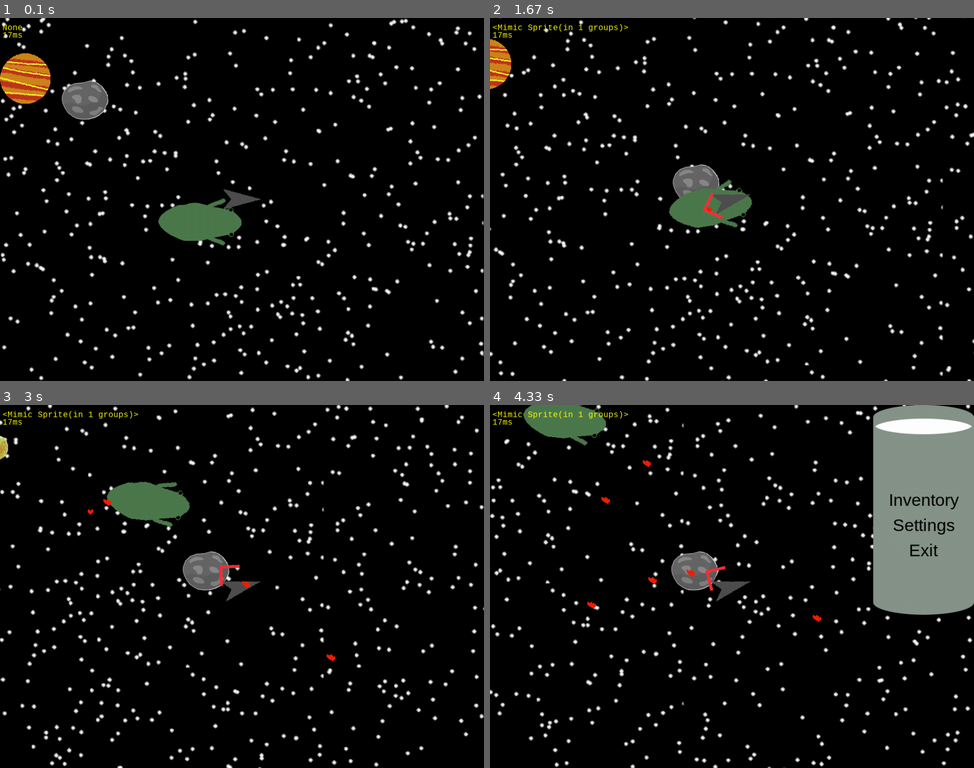
Above: before the commit, frames 1-4 (two rows, left to right).
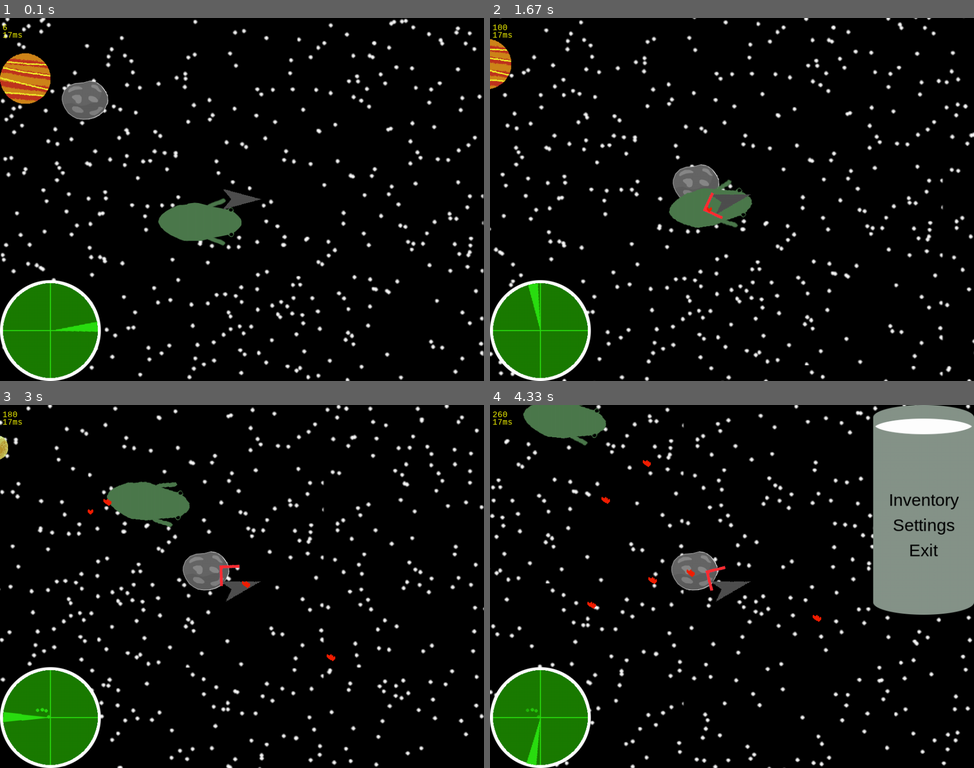
Above: after the commit, the same moments.

Repository: Jacob-OTW/Explorer-in-PyGame
Game: pygame game, started from main.py
Same seed, same stepped clock (60 frames per second), same inputs: the game is played once before the commit and once after it.
Inputs (mouse positions are in pixels of both pictures, inside the frame that each line leads up to):
- Up to frame 1 (0.1 s): no input
- Up to frame 2 (1.67 s): tap G at 0.33 s; tap Space at 0.67 s; click (732, 221) at 1.05 s; tap A at 1.33 s
- Up to frame 3 (3 s): click (91, 669) at 1.72 s; click (421, 713) at 2.05 s; hold Up 2.33-2.63 s; click (300, 619) at 2.42 s; hold Down 2.67-2.97 s; click (125, 513) at 2.75 s
- Up to frame 4 (4.33 s): hold Up 3-3.37 s; tap Space at 3.07, 3.47, 3.87, 4.2 s; click (707, 680) at 3.08 s; hold Down 3.4-3.77 s; click (732, 630) at 3.48 s; hold Up 3.8-4.1 s; click (857, 644) at 3.88 s; tap E at 3.95 s; hold Down from 4.13 s (still down); click (654, 466) at 4.22 s; tap G at 4.28 s

The runs differ from the first frame. In frame 1, 4.6% of the frame differs, in the area x 0-21%, y 1-100%; in frame 2, 4.8%, in the area x 0-29%, y 1-100%; in frame 3, 4.8%; in frame 4, 4.8%.

Commit message:
Added radar, still need lock feature, each ping has a target simpy set map selector to that target.

Diff:
--- a/main.py
+++ b/main.py
@@ -9,7 +9,8 @@
 from shop_UI_obj import shop_ui_group, shop_ui, return_main_menu
 from nav_objs import mimic_group, Mimic, map_selector_group, map_selector, map_ui_group, map_ui, arrow_group
 from star_obj import Stars
-from space_probe_obj import space_probe_group, add_probe
+from space_probe_obj import space_probe_group
+from radar_obj import radar_group, radar_ping_group
 
 
 def HandleKeys():
@@ -89,6 +90,8 @@
     pop_up_group.update()
     mimic_group.update()
     map_selector_group.update()
+    radar_group.update()
+    radar_ping_group.update()
 
     # Visual
     stage.screen.fill('black')  # Fill the 'screen' surface with a solid color
@@ -108,10 +111,12 @@
         if map_selector.target:
             map_selector_group.draw(stage.screen)
         mimic_group.draw(stage.screen)
+    radar_group.draw(stage.screen)
+    radar_ping_group.draw(stage.screen)
     pop_up_group.draw(stage.screen)
 
     # Text
-    text = myfont.render(f"{map_selector.target}", True, (255, 255, 0))
+    text = myfont.render(f"{radar_group.sprites()[0].cursor_angle}", True, (255, 255, 0))
     stage.screen.blit(text, (5, 10))
     text2 = myfont.render(f"{round(frame_time * 1000)}ms", True, (255, 255, 0))
     stage.screen.blit(text2, (5, 25))
--- a/planet_obj.py
+++ b/planet_obj.py
@@ -77,11 +77,11 @@
         self.mask = pygame.mask.from_surface(self.image)
         self.rect.x, self.rect.y = (
             self.start[0] - stage.XScroll, self.start[1] - stage.YScroll)
-        if space_probe_group.sprites():
-            if dis_to(self.rect.center, space_probe_group.sprites()[0].rect.center) < 2000:
-                self.seen_by_probe = True
 
         if self.chart:
+            for probe in space_probe_group.sprites():
+                if dis_to(self.rect.center, probe.rect.center) < 2000:
+                    self.seen_by_probe = True
             if self.chart in play.inventory or self.seen_by_probe:
                 self.seen = True
             else:
--- /dev/null
+++ b/radar_obj.py
@@ -0,0 +1,99 @@
+import pygame
+import math
+from settings import stage
+from planet_obj import planet_group
+from player_obj import play
+
+
+def round_dir(x):
+    while x > 360 or x < 0:
+        if x > 360:
+            x -= 360
+        if x < 0:
+            x += 360
+    return x
+
+
+def dir_to(mp, tp):
+    convert = 57.29577951
+    x = tp[0] - mp[0]
+    y = tp[1] - mp[1]
+    if y == 0:
+        return 90 if x > 0 else 270
+    if y > 0:
+        return (math.atan(x / y)) * convert
+    else:
+        return math.atan(x / y) * convert + 180
+
+
+def dis_to(mp, tp):
+    x = tp[0] - mp[0]
+    y = tp[1] - mp[1]
+    return math.sqrt(x ** 2 + y ** 2)
+
+
+class Radar(pygame.sprite.Sprite):
+    def __init__(self):
+        super().__init__()
+        # Images
+        self.image = pygame.Surface((200, 200), pygame.SRCALPHA, 32)
+        self.rect = self.image.get_rect(bottom=stage.SCREEN_HEIGHT, left=0)
+        self.radar_screen = pygame.image.load('Assets/Radar/radar_screen.png').convert_alpha()
+        self.radar_screen_rect = self.radar_screen.get_rect(center=(100, 100))
+        self.radar_cursor = pygame.image.load('Assets/Radar/radar_cursor.png').convert_alpha()
+        self.radar_cursor_rect = self.radar_cursor.get_rect(center=(100, 100))
+
+        # Angles
+        self.cursor_angle = 0
+
+    def update(self):
+        # Rotate
+        self.radar_cursor = pygame.transform.rotate(pygame.image.load('Assets/Radar/radar_cursor.png').convert_alpha(),
+                                                    self.cursor_angle)
+        self.radar_cursor_rect = self.radar_cursor.get_rect(center=(100, 100))
+        self.cursor_angle += 1
+        if self.cursor_angle > 360:
+            self.cursor_angle = 0
+
+        # Detect
+        draws = []
+        for planet in planet_group.sprites():
+            angle = round(round_dir(dir_to(play.rect.center, planet.rect.center)))
+            dis = dis_to(play.rect.center, planet.rect.center)
+            if angle == round_dir(self.cursor_angle + 90) and dis < 2500:
+                draws.append((angle, dis, planet))
+
+        # Update Image
+        self.image = pygame.Surface((200, 200), pygame.SRCALPHA, 32)
+        self.image.blit(self.radar_screen, self.radar_screen_rect)
+        self.image.blit(self.radar_cursor, self.radar_cursor_rect)
+
+        # Draw pings
+        for draw in draws:
+            radar_ping_group.add(Radar_Ping(draw[0], draw[1], draw[2]))
+
+
+class Radar_Ping(pygame.sprite.Sprite):
+    def __init__(self, angle, dis, target):
+        super().__init__()
+        self.image = pygame.image.load('Assets/Radar/radar_ping.png').convert_alpha()
+        convert = 360 / (math.pi * 2)
+        x = math.cos((angle - 90) / convert) * (dis * (100 / 2500))
+        y = math.sin((angle - 90) / convert) * (dis * (100 / 2500))
+        self.rect = self.image.get_rect(center=(
+            radar.rect.centerx + x,
+            radar.rect.centery - y))
+        self.target = target
+        self.opacity = 255
+
+    def update(self):
+        self.opacity -= 1
+        if self.opacity < 0:
+            self.kill()
+        self.image.set_alpha(self.opacity)
+
+
+radar_group = pygame.sprite.GroupSingle()
+radar = Radar()
+radar_group.add(radar)
+radar_ping_group = pygame.sprite.Group()
Binary file added: Assets/Radar/radar_cursor.png
Binary file added: Assets/Radar/radar_ping.png
Binary file added: Assets/Radar/radar_screen.png
